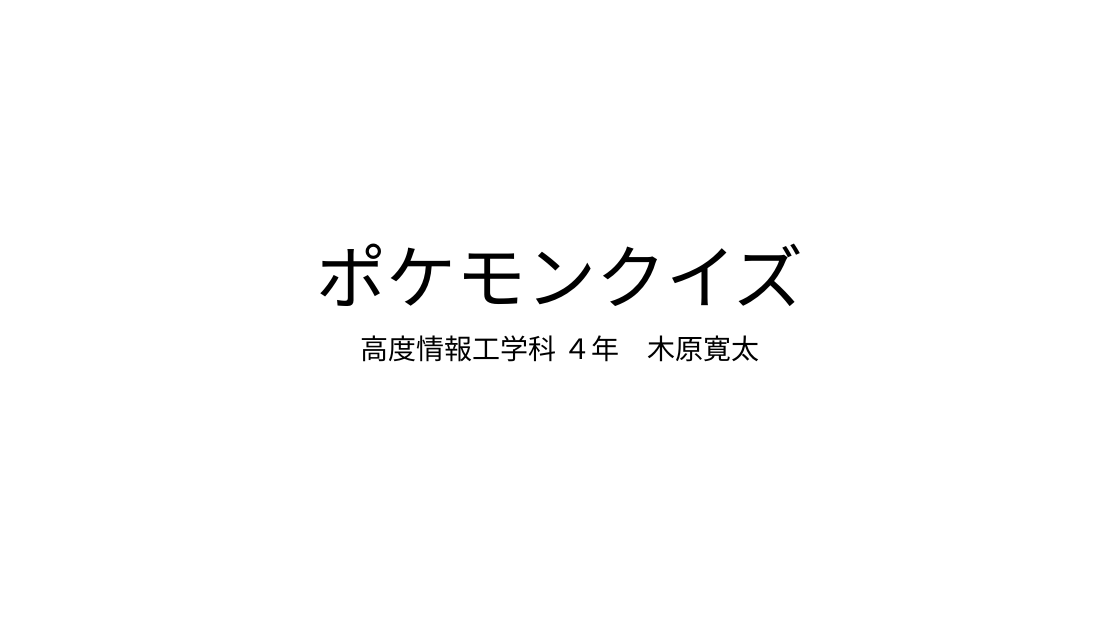
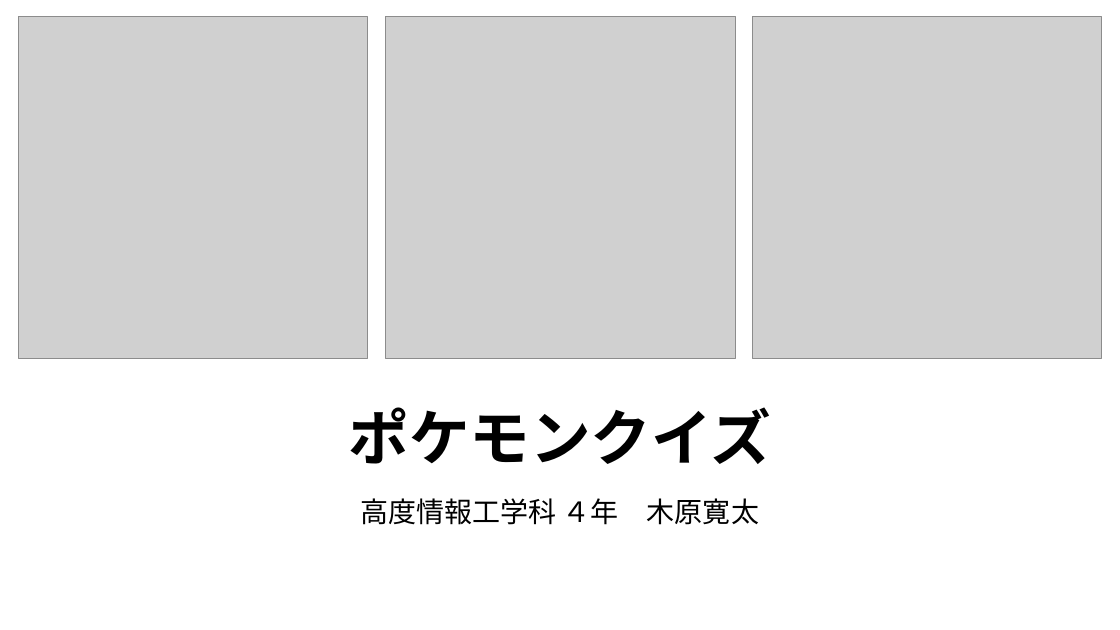
Before and after one commit to kantaaaaaa/Pokemon_Quiz, a slide deck: slide 1 of ポケモンクイズ_木原寛太.pptx. Drawn at 1120x630 pixels with LibreOffice and Linux fonts; fonts in the diff are those of the drawing; grey boxes stand for pictures. Boxes give left, top, right and bottom in pixels: in the first picture for what was removed or moved away, otherwise in the second. Text is boxed around its words. In the diff, an @@ line names an element or a change of style, - is before the commit and + after.

```diff
--- a/ポケモンクイズ_木原寛太.pptx
+++ b/ポケモンクイズ_木原寛太.pptx
@@ picture added at (x1=18, y1=17, x2=367, y2=359) @@
@@ picture added at (x1=386, y1=17, x2=736, y2=359) @@
@@ picture added at (x1=753, y1=17, x2=1102, y2=359) @@
@@ title "ポケモンクイズ" moved from (x1=316, y1=243, x2=804, y2=306) to (x1=349, y1=407, x2=771, y2=464) @@
@@ title "ポケモンクイズ" at (x1=349, y1=407, x2=771, y2=464): size 60 to 52 pt, bold on @@
@@ subtitle "高度情報工学科 ４年 木原寛太" moved from (x1=361, y1=335, x2=759, y2=362) to (x1=361, y1=498, x2=759, y2=525) @@
```
Also in this commit, not shown: 2 other slides changed, 2 slides added, 18 other files.
